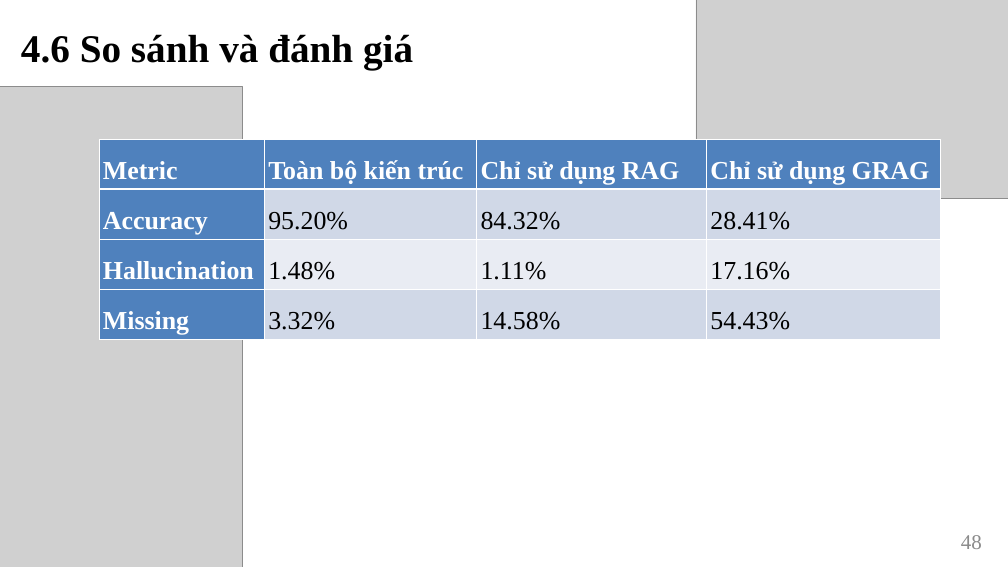
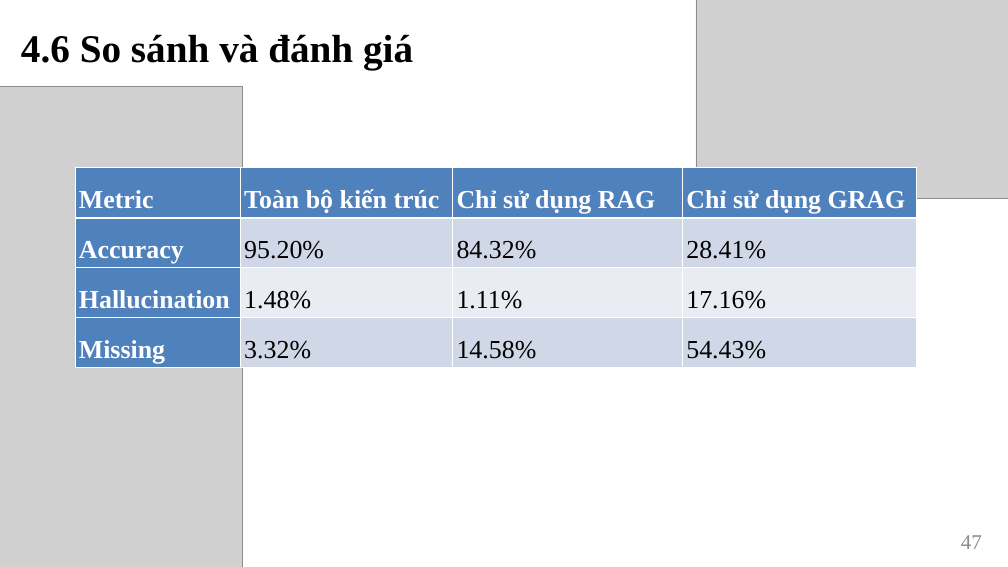
Before and after one commit to CaoThanhNammm/khoa_luan_2025_2026, a slide deck: slide 47 of SlideLVTN2025-Nhom11.pptx (slide 48 before the commit). Drawn at 1008x567 pixels with LibreOffice and Linux fonts; fonts in the diff are those of the drawing; grey boxes stand for pictures. Boxes give left, top, right and bottom in pixels: in the first picture for what was removed or moved away, otherwise in the second. Text is boxed around its words. In the diff, an @@ line names an element or a change of style, - is before the commit and + after.

```diff
--- a/SlideLVTN2025-Nhom11.pptx
+++ b/SlideLVTN2025-Nhom11.pptx
@@ table: place and size @@
-table at bbox=[99, 139, 941, 339]
+table at bbox=[75, 168, 917, 368]
@@ page number at bbox=[961, 535, 982, 549]: text changed @@
-48
+47
```
Also in this commit, not shown: 5 other slides changed, 1 slide removed, 45 other files.
